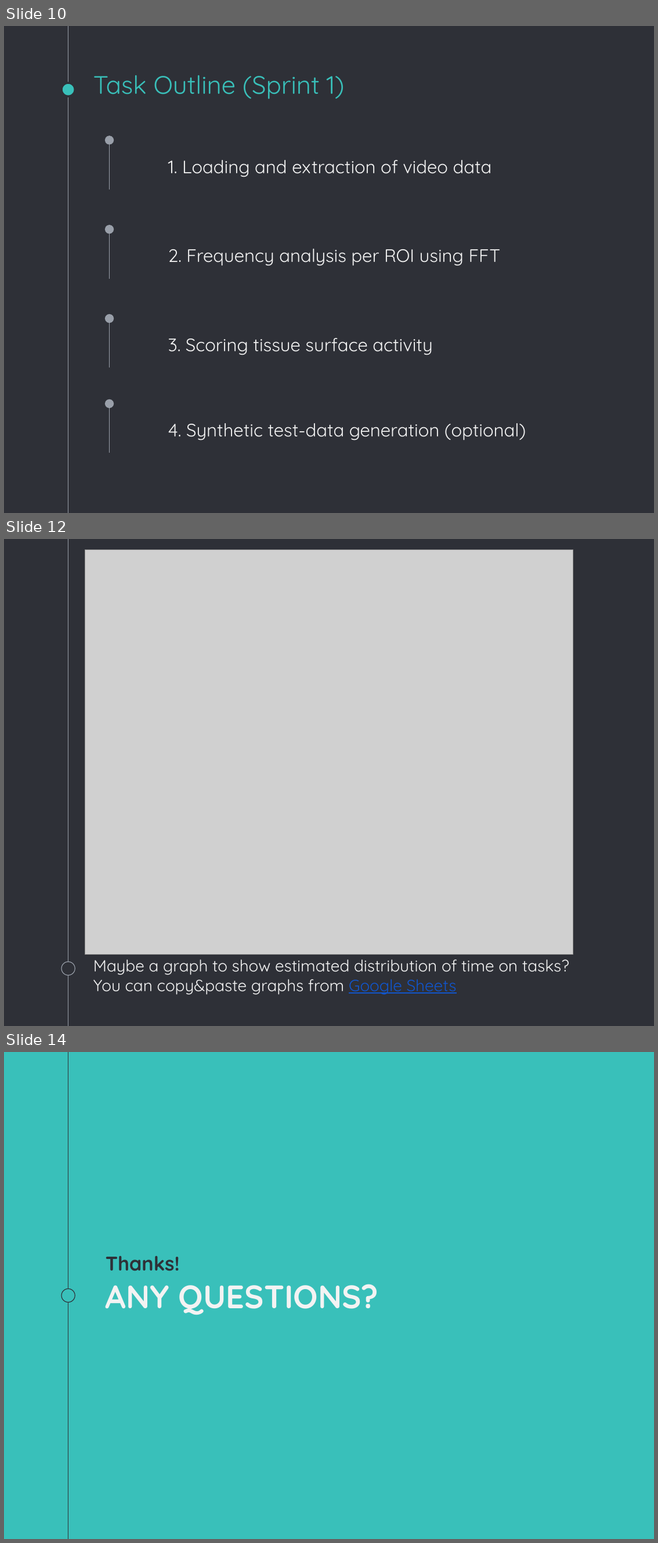
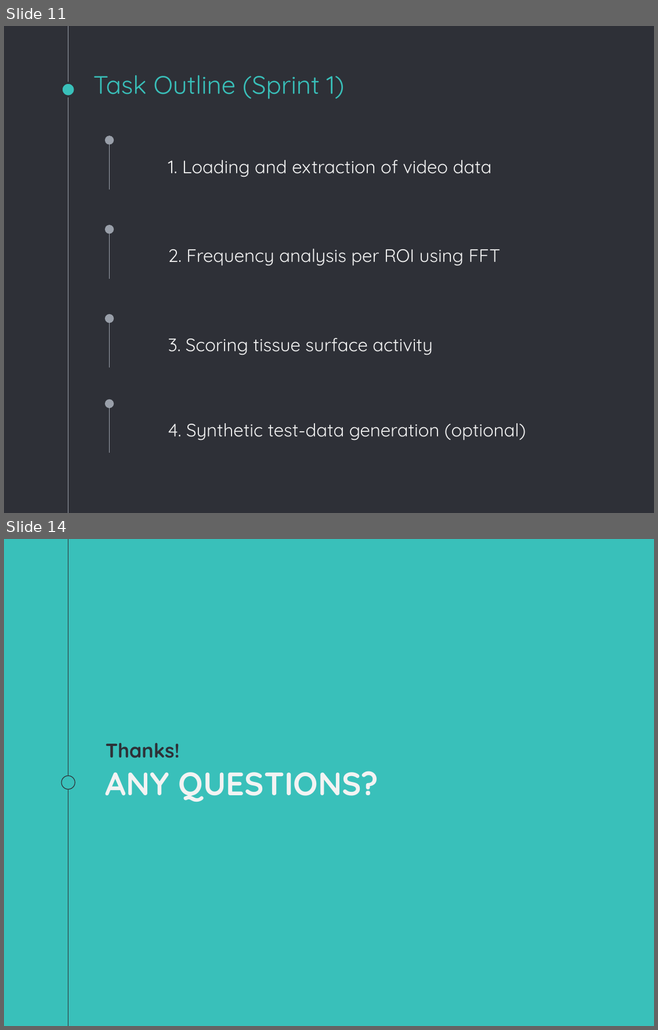
Before and after one commit to SimuJenni/RD-project, a slide deck: doc/initial-plan.pptx. Shown one above the other, each under a label of ours: slides 10, 12 and 14 before the commit, slides 11 and 14 after it; the slides between them are not shown. The pictures are 658x1543 and 658x1030 pixels, drawn with LibreOffice and Linux fonts; fonts in the diff are those of the drawing; grey boxes stand for pictures. Boxes give left, top, right and bottom in pixels: in the first picture for what was removed or moved away, otherwise in the second. Text is boxed around its words. In the diff, an @@ line names an element or a change of style, - is before the commit and + after.

```diff
--- a/doc/initial-plan.pptx
+++ b/doc/initial-plan.pptx
@@ slide 12 removed at box(4, 539, 654, 1026), background #2E3037; not listed: 1 template element that a slide beside it also shows @@
@@ picture removed at box(85, 550, 572, 955) @@
@@ ellipse removed at box(61, 962, 75, 976) @@
@@ text removed at box(93, 959, 569, 995) @@
-Maybe a graph to show estimated distribution of time on tasks?
-You can copy&paste graphs from Google Sheets
@@ what was slide 10 is now slide 11 @@
```
Also in this commit, not shown: 3 slides changed, 2 slides added, 1 other slide removed, 2 other files.
